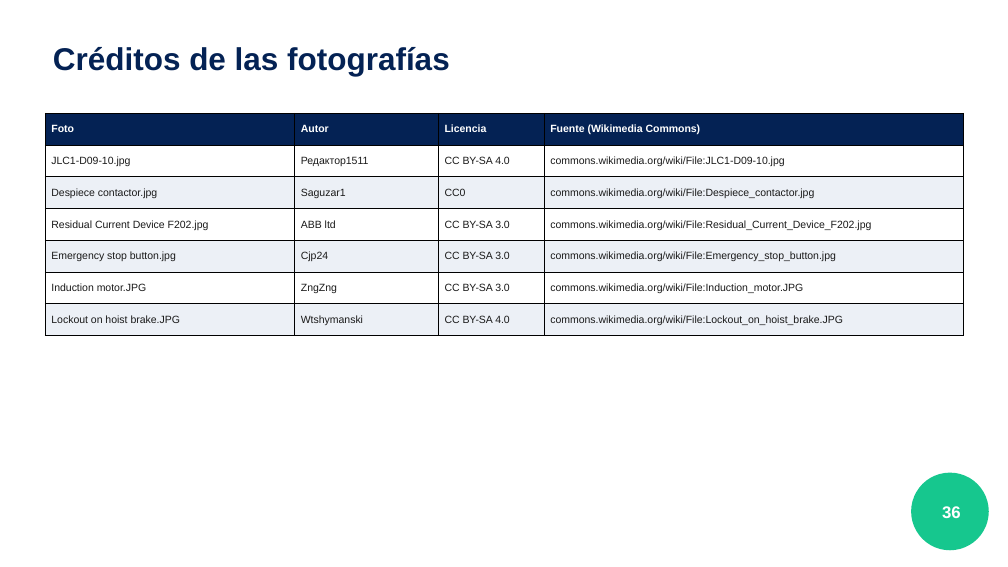
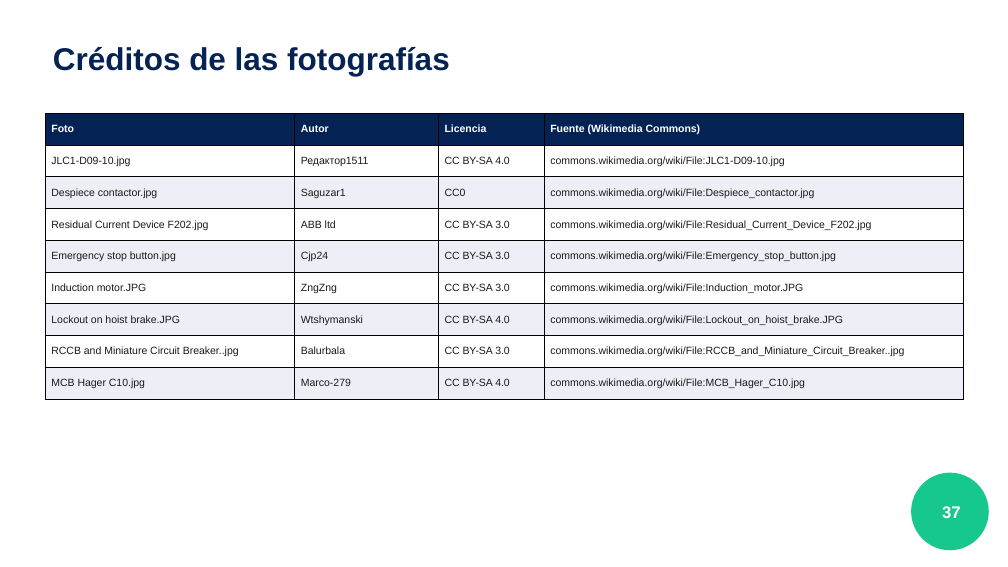
Before and after one commit to hector310595/MandoFuerzaRGIM, a slide deck: slide 37 of sesion1_teoria/RGIM_S1_Seguridad_Mando_Fuerza_Teoria.pptx (slide 36 before the commit). Drawn at 1008x567 pixels with LibreOffice and Linux fonts; fonts in the diff are those of the drawing; background and template pictures are left out. Boxes give left, top, right and bottom in pixels: in the first picture for what was removed or moved away, otherwise in the second. Text is boxed around its words. In the diff, an @@ line names an element or a change of style, - is before the commit and + after.

```diff
--- a/sesion1_teoria/RGIM_S1_Seguridad_Mando_Fuerza_Teoria.pptx
+++ b/sesion1_teoria/RGIM_S1_Seguridad_Mando_Fuerza_Teoria.pptx
@@ table at (45,113,964,399) @@
+row 8: RCCB and Miniature Circuit Breaker..jpg | Balurbala | CC BY-SA 3.0 | commons.wikimedia.org/wiki/File:RCCB_and_Miniature_Circuit_Breaker..jpg
+row 9: MCB Hager C10.jpg | Marco-279 | CC BY-SA 4.0 | commons.wikimedia.org/wiki/File:MCB_Hager_C10.jpg
@@ page number at (942,506,961,518): text changed @@
-36
+37
```
Also in this commit, not shown: 1 other slide changed, 1 slide added, 6 other files.
